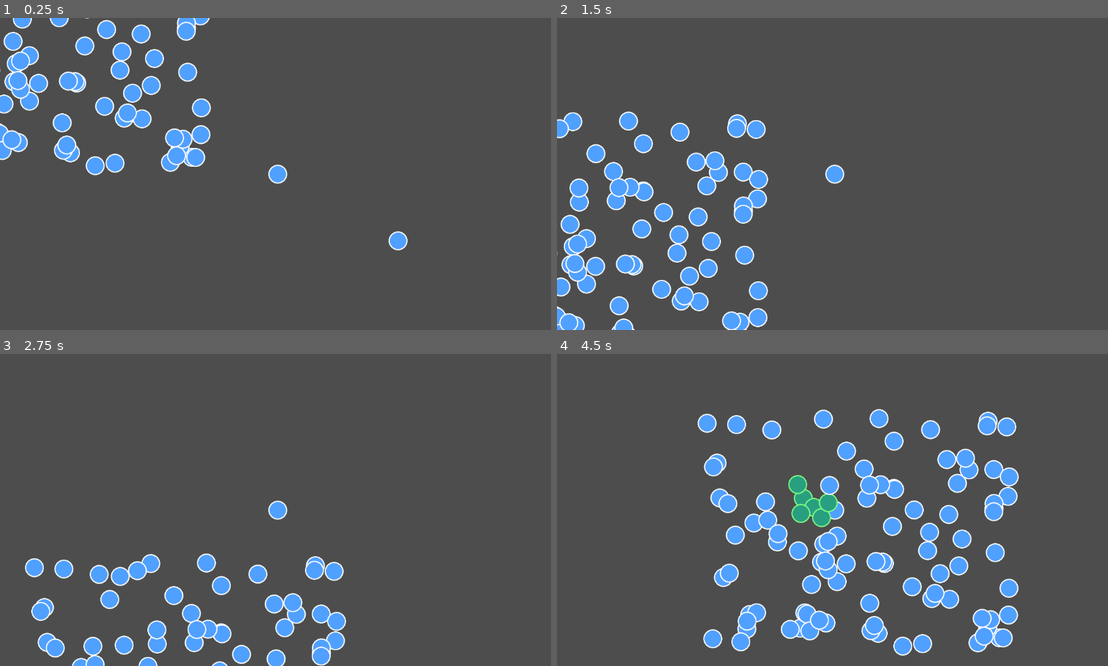
Above: before the commit, frames 1-4 (two rows, left to right).
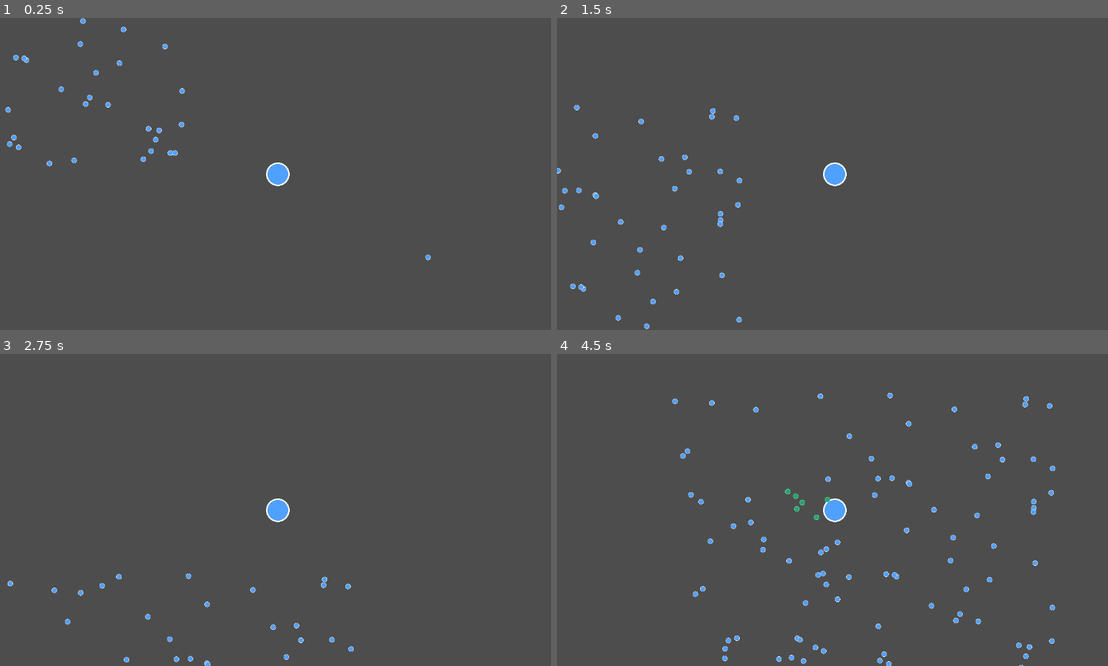
Above: after the commit, the same moments.

Repository: jadjoker/tdf
Game: Godot game, scene res://main.tscn
The game is run twice, just before and just after one commit, with the same random seed, the same clock (stepped at 60 frames per second) and the same inputs.
Inputs:
- Up to frame 1 (0.25 s): no input
- Up to frame 2 (1.5 s): tap Enter at 0.5 s; hold W (move_up) from 0.53 s (still down)
- Up to frame 3 (2.75 s): release W (move_up) at 2.03 s; hold A (move_left) from 2.03 s (still down)
- Up to frame 4 (4.5 s): release A (move_left) at 3.53 s; hold S (move_down) 3.53-4.28 s; hold D (move_right) from 4.28 s (still down)

The runs differ from the first frame. In frame 1, 6.9% of the frame differs, in the area x 0-79%, y 0-78%; in frame 2, 9.0%; in frame 3, 6.6%; in frame 4, 15%, in the area x 20-91%, y 12-100%.

Commit message:
idle circular thingy added

Diff:
--- a/scenes/FollowerUnit.tscn
+++ b/scenes/FollowerUnit.tscn
@@ -10,11 +10,12 @@
 script = ExtResource("1_5vtvk")
 strength = 3000.0
 max_speed = 1500.0
-radius = 20.0
+radius = 10.0
 
 [node name="Sprite2D" type="Sprite2D" parent="."]
+scale = Vector2(0.229366, 0.229366)
 texture = ExtResource("2_5vtvk")
 
 [node name="CollisionShape2D" type="CollisionShape2D" parent="."]
-scale = Vector2(2.29893, 2.29893)
+scale = Vector2(0.522673, 0.522673)
 shape = SubResource("CircleShape2D_5vtvk")
--- a/scenes/Player.tscn
+++ b/scenes/Player.tscn
@@ -13,8 +13,7 @@
 texture = ExtResource("2_v6fml")
 
 [node name="CollisionShape2D" type="CollisionShape2D" parent="."]
-scale = Vector2(2.37677, 2.37677)
+scale = Vector2(4.00519, 4.00519)
 shape = SubResource("CircleShape2D_5q5h1")
 
 [node name="Camera2D" type="Camera2D" parent="."]
-zoom = Vector2(0.8, 0.8)
--- a/scripts/phase_1.gd
+++ b/scripts/phase_1.gd
@@ -3,14 +3,24 @@
 @export var follower_count: int = 10
 @export var spawn_area_size: Vector2 = Vector2(800, 600)
 
-@export var friction: float = 0.90          # 0–1; lower = more slide, higher = more damped
-@export var collision_push: float = 1.5     # how strongly units push apart when overlapping
+@export var friction: float = 0.90            # 0–1; lower = more slide, higher = more damped
+@export var collision_push: float = 1.5       # how strongly units push apart when overlapping
+
+# Orbit behavior (when player is idle)
+@export var idle_speed_threshold: float = 20.0    # if player speed < this, we treat as "stopped"
+@export var orbit_speed: float = 1.5              # radians per second (how fast the ring rotates)
+@export var orbit_base_radius: float = 64.0       # base radius of the ring
+@export var orbit_radius_per_unit: float = 2.0    # extra radius per unit, so big swarms get a bigger ring
 
 var follower_scene: PackedScene = preload("res://scenes/FollowerUnit.tscn")
 
 var collected_count: int = 0
 
 @onready var player: Node2D = $Player   # adjust this path if your Player node is elsewhere
+
+var _prev_player_pos: Vector2 = Vector2.ZERO
+var _has_prev_player_pos: bool = false
+var _orbit_time: float = 0.0
 
 
 func _ready() -> void:
@@ -39,9 +49,36 @@
 	if swarm_units.is_empty():
 		return
 
+	var player_pos: Vector2 = player.global_position
+	var player_speed: float = 0.0
+
+	if _has_prev_player_pos:
+		var frame_move: Vector2 = player_pos - _prev_player_pos
+		# approximate speed in pixels/second
+		player_speed = frame_move.length() / max(delta, 0.0001)
+	_prev_player_pos = player_pos
+	_has_prev_player_pos = true
+
+	var is_idle: bool = player_speed < idle_speed_threshold
+
+	if is_idle:
+		_update_orbit(swarm_units, delta)
+	else:
+		_update_swarm_follow(swarm_units, delta)
+
+	# Soft collision resolution (keeps blob from overlapping too much)
+	resolve_collisions(swarm_units)
+
+	# Update count (for debugging / future UI)
+	var new_count: int = swarm_units.size()
+	if new_count != collected_count:
+		collected_count = new_count
+		print("Collected units:", collected_count)
+
+
+func _update_swarm_follow(swarm_units: Array, delta: float) -> void:
 	var target_pos: Vector2 = player.global_position
 
-	# 1) Attraction + velocity integration (soft swarm movement)
 	for u in swarm_units:
 		var pos: Vector2 = u.global_position
 		var to_target: Vector2 = target_pos - pos
@@ -62,14 +99,46 @@
 		pos += u.vel * delta
 		u.global_position = pos
 
-	# 2) Soft collision resolution (spread the blob out)
-	resolve_collisions(swarm_units)
 
-	# 3) Update count (for debugging / future UI)
-	var new_count: int = swarm_units.size()
-	if new_count != collected_count:
-		collected_count = new_count
-		print("Collected units:", collected_count)
+func _update_orbit(swarm_units: Array, delta: float) -> void:
+	var n: int = swarm_units.size()
+	if n == 0:
+		return
+
+	_orbit_time += delta * orbit_speed
+
+	var center: Vector2 = player.global_position
+
+	# Base ring radius grows slightly with swarm size
+	var _sample_unit = swarm_units[0]
+	var ring_radius: float = orbit_base_radius + orbit_radius_per_unit * float(n)
+
+	for i in range(n):
+		var u = swarm_units[i]
+		var pos: Vector2 = u.global_position
+
+		# Spread units evenly around the circle
+		var t: float = float(i) / float(n)  # 0..1
+		var angle: float = _orbit_time + TAU * t
+
+		var target_pos: Vector2 = center + Vector2(cos(angle), sin(angle)) * ring_radius
+		var to_target: Vector2 = target_pos - pos
+		var dist: float = to_target.length()
+
+		if dist > 1.0:
+			var dir: Vector2 = to_target / dist
+			# Smoothly steer velocity toward the orbit path
+			var desired_speed: float = min(u.max_speed * 0.7, dist / delta)
+			var desired_vel: Vector2 = dir * desired_speed
+
+			# Blend current velocity toward desired velocity for smooth motion
+			u.vel = u.vel.lerp(desired_vel, 0.15)
+		else:
+			# Close enough; gently slow down
+			u.vel *= 0.8
+
+		pos += u.vel * delta
+		u.global_position = pos
 
 
 func resolve_collisions(particles: Array) -> void:
